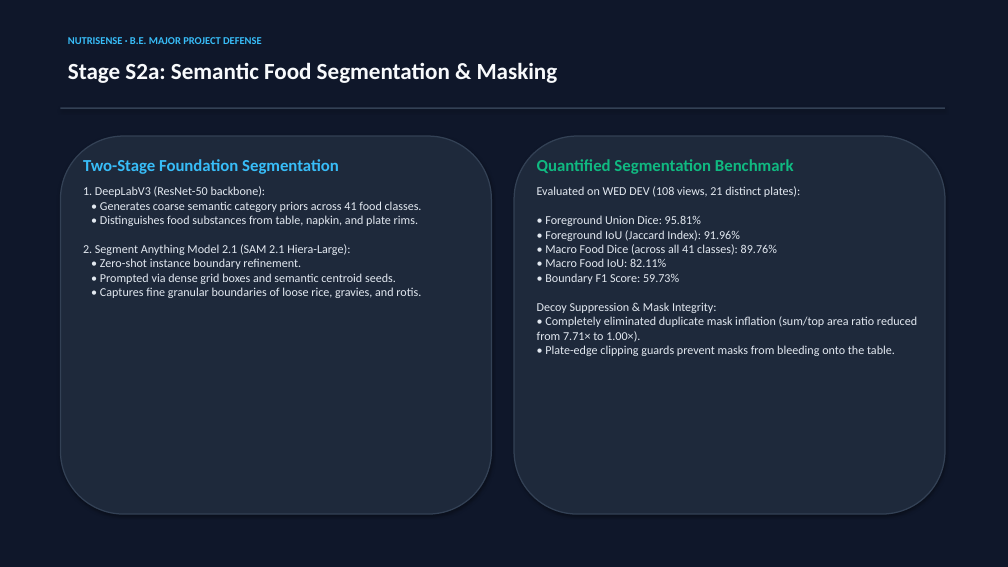
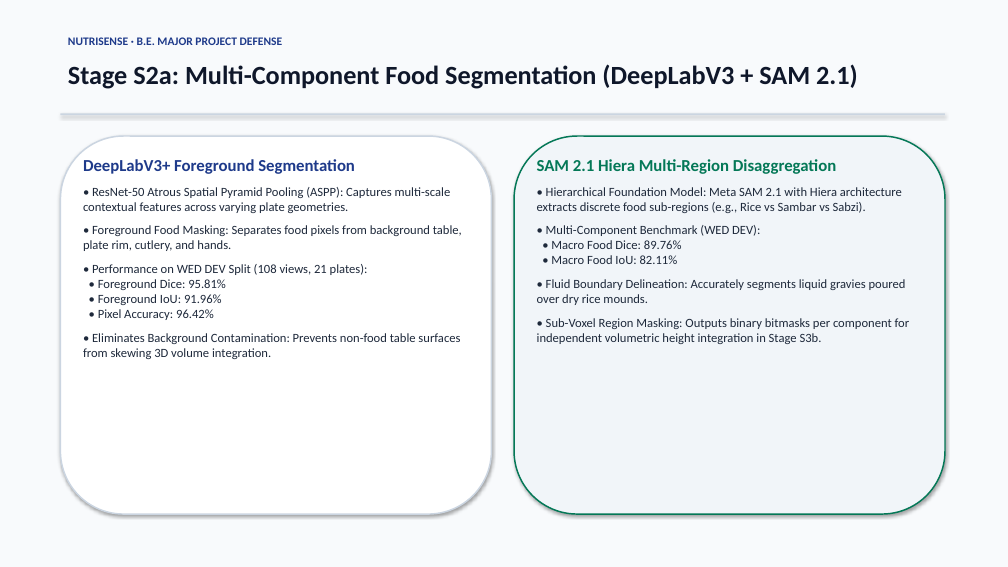
Before and after one commit to Lion4467cat/NutriSense, a slide deck: slide 9 of NutriSense_Major_Project_Presentation.pptx. Drawn at 1008x567 pixels with LibreOffice and Linux fonts; fonts in the diff are those of the drawing. Boxes give left, top, right and bottom in pixels: in the first picture for what was removed or moved away, otherwise in the second. Text is boxed around its words. In the diff, an @@ line names an element or a change of style, - is before the commit and + after.

Commit message:
feat(submission): daylight presentation redesign, 4-page camera-ready IEEE paper, responsive topbar nav, and live UI captures

```diff
--- a/NutriSense_Major_Project_Presentation.pptx
+++ b/NutriSense_Major_Project_Presentation.pptx
@@ rectangle at <box>0,0,1008,567</box>: fill #0F172A to #F8FAFC @@
@@ text "NUTRISENSE · B.E. MAJOR PROJECT ..." at <box>68,37,283,45</box>: size 10 to 11 pt, text colour #38BDF8 to #1E3A8A @@
@@ text at <box>68,64,858,89</box>: text changed; size 22 to 25 pt; text colour #F8FAFC to #0F172A @@
-Stage S2a: Semantic Food Segmentation & Masking
+Stage S2a: Multi-Component Food Segmentation (DeepLabV3 + SAM 2.1)
@@ rectangle: place and size @@
-rectangle at <box>60,107,945,109</box>
+rectangle at <box>60,113,945,116</box>
@@ rectangle at <box>60,113,945,116</box>: fill #334155 to #CBD5E1 @@
@@ rounded rectangle at <box>60,136,492,514</box>: fill #1E293B to #FFFFFF; outline #334155 1.2 pt to #CBD5E1 1.4 pt @@
@@ rounded rectangle at <box>514,136,945,514</box>: fill #1E293B to #F1F5F9; outline #334155 1.2 pt to #047857 1.4 pt @@
@@ text at <box>83,159,462,359</box>: text changed; size 11.5 to 12 pt; text colour #E2E8F0 to #1E293B @@
-Two-Stage Foundation Segmentation
-1. DeepLabV3 (ResNet-50 backbone):
-• Generates coarse semantic category priors across 41 food classes.
-• Distinguishes food substances from table, napkin, and plate rims.
-2. Segment Anything Model 2.1 (SAM 2.1 Hiera-Large):
-• Zero-shot instance boundary refinement.
-• Prompted via dense grid boxes and semantic centroid seeds.
-• Captures fine granular boundaries of loose rice, gravies, and rotis.
+DeepLabV3+ Foreground Segmentation
+• ResNet-50 Atrous Spatial Pyramid Pooling (ASPP): Captures multi-scale contextual features across varying plate geometries.
+• Foreground Food Masking: Separates food pixels from background table, plate rim, cutlery, and hands.
+• Performance on WED DEV Split (108 views, 21 plates):
+• Foreground Dice: 95.81%
+• Foreground IoU: 91.96%
+• Pixel Accuracy: 96.42%
+• Eliminates Background Contamination: Prevents non-food table surfaces from skewing 3D volume integration.
@@ text at <box>537,159,910,344</box>: text changed; size 11.5 to 12 pt; text colour #E2E8F0 to #1E293B @@
-Quantified Segmentation Benchmark
-Evaluated on WED DEV (108 views, 21 distinct plates):
-• Foreground Union Dice: 95.81%
-• Foreground IoU (Jaccard Index): 91.96%
-• Macro Food Dice (across all 41 classes): 89.76%
-• Macro Food IoU: 82.11%
-• Boundary F1 Score: 59.73%
-Decoy Suppression & Mask Integrity:
-• Completely eliminated duplicate mask inflation (sum/top area ratio reduced from 7.71× to 1.00×).
-• Plate-edge clipping guards prevent masks from bleeding onto the table.
+SAM 2.1 Hiera Multi-Region Disaggregation
+• Hierarchical Foundation Model: Meta SAM 2.1 with Hiera architecture extracts discrete food sub-regions (e.g., Rice vs Sambar vs Sabzi).
+• Multi-Component Benchmark (WED DEV):
+• Macro Food Dice: 89.76%
+• Macro Food IoU: 82.11%
+• Fluid Boundary Delineation: Accurately segments liquid gravies poured over dry rice mounds.
+• Sub-Voxel Region Masking: Outputs binary bitmasks per component for independent volumetric height integration in Stage S3b.
```
Also in this commit, not shown: 14 other slides changed, 5 slides added, 5 slides removed, 30 other files.
